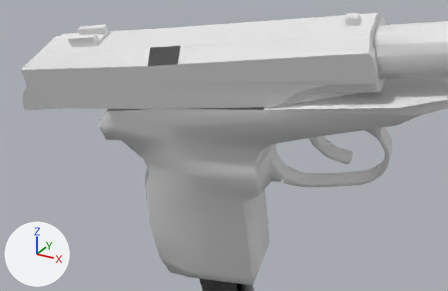
The OBJ model Vertex_Animation_Compiler/Assets/Makarov_Pistol_Reload187.obj, before and after one commit.
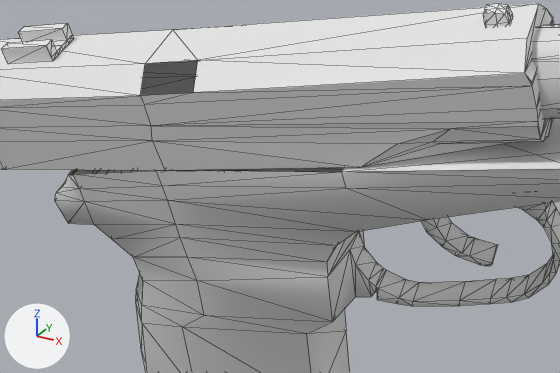
There are two pictures of each version: one from a 50 mm camera at (0.4657, -0.3088, 0.0093) aimed at (0.3682, -0.1314, -0.0794), one close up on the part from 15% to 87% of the width and 4% to 78% of the height. Every picture has the same lights, and +X, +Y and +Z are marked at lower left. The close-ups show mesh edges as thin lines. Where no turn or scale is listed for an object, it has been applied to the vertices.

Objects in the first close-up: 'Rest_of_the_gun_Sphere', 'Top_Slider_Sphere.001'.
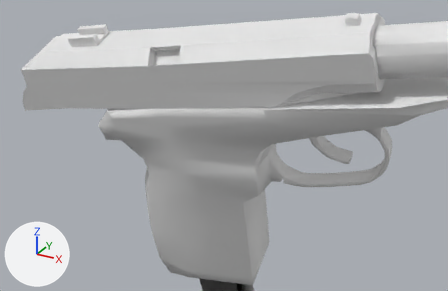
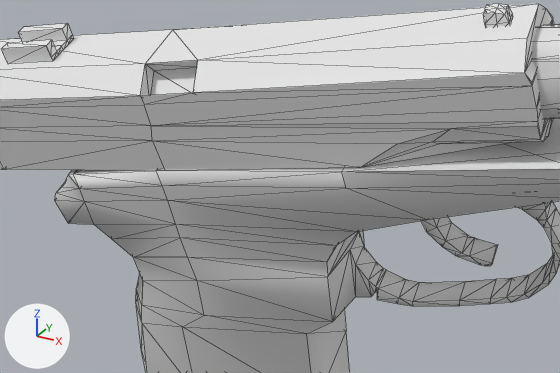
What the commit changed:
me_rest_of_the_gun_sphere has 272 vertices, 519 faces and spans x 0.3129..0.46, y -0.139..-0.0831, z -0.1595..-0.027.
me_rest_of_the_gun_sphere is used by ob_rest_of_the_gun_sphere; location (0.0, 0.0, 0.0).
Verts and faces of me_rest_of_the_gun_sphere; kept vertices keep their numbers, new ones are numbered from 272.
Before the commit, vertices of me_rest_of_the_gun_sphere: 164 (0.3805, -0.1091, -0.0553), 166 (0.3221, -0.139, -0.0724) at pixel (68, 174), 175 (0.3234, -0.1389, -0.072) at pixel (73, 174), 178 (0.3839, -0.133, -0.0626) at pixel (341, 171), 179 (0.3439, -0.1371, -0.0681) at pixel (156, 170).
Before the commit, vertices of me_rest_of_the_gun_sphere: 180 (0.3199, -0.115, -0.0648), 181 (0.3404, -0.1132, -0.0608), 183 (0.3186, -0.1151, -0.0651).
Part 1, on me_rest_of_the_gun_sphere:
New faces: (164, 181, 179), (175, 179, 181), (166, 175, 183), (164, 179, 178), (175, 181, 180), (175, 180, 183).
me_top_slider_sphere_001 is used by ob_top_slider_sphere_001; location (0.0, 0.0, 0.0).
me_top_slider_sphere_001 had 127 vertices, 227 faces and spanned x 0.2803..0.4199, y -0.1477..-0.1091, z -0.0777..-0.0296.
me_top_slider_sphere_001 now has 131 vertices, 237 faces and spans x 0.2803..0.4199, y -0.1477..-0.1091, z -0.0777..-0.0296.
Part 2, on me_top_slider_sphere_001:
4 vertices are added at (0.3444, -0.1391, -0.0529), (0.3548, -0.1341, -0.0457), (0.3432, -0.1353, -0.0475), (0.356, -0.1378, -0.051).
10 new faces join them.

What differs and where, as boxes [x1, y1, x2, y2] in the close-ups (560 x 373 px):
part 1 of me_rest_of_the_gun_sphere, added
    after: [68, 167, 344, 175]
part 2 of me_top_slider_sphere_001, added
    after: [140, 60, 198, 96]
